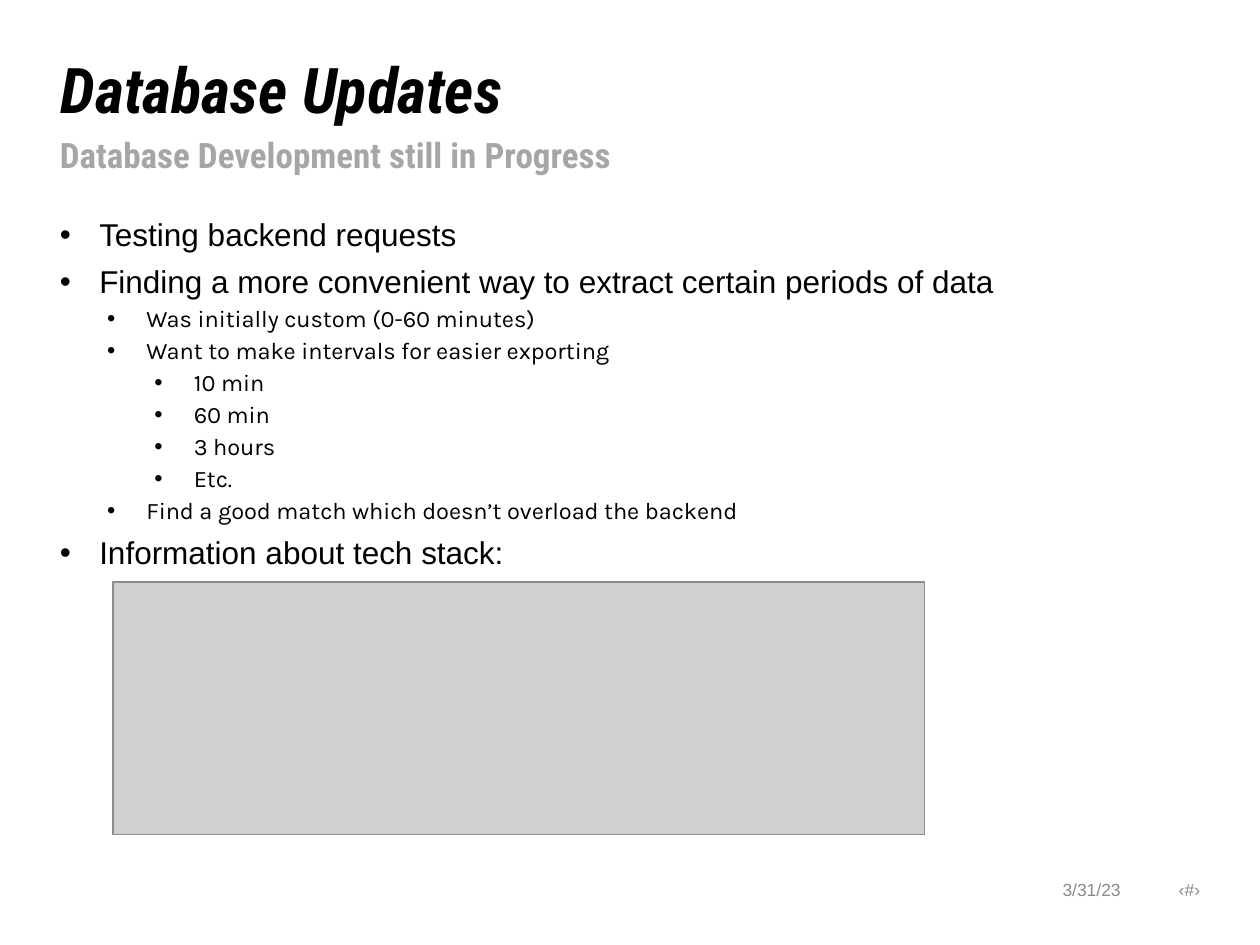
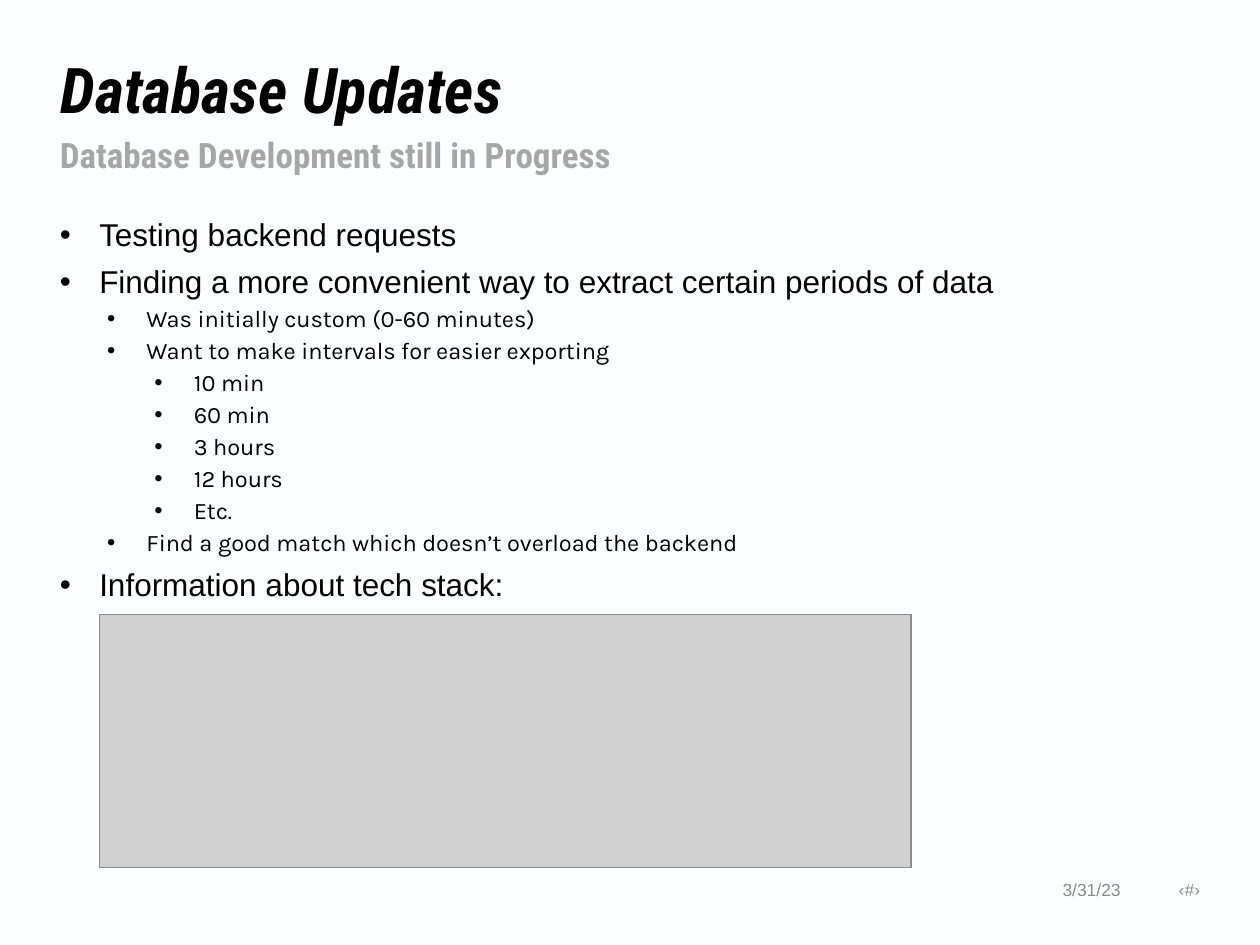
Before and after one commit to NHuang58/Biomedical_Device_PCB, a slide deck: slide 5 of Documentation/Slides/Weekly-Report-06-22-2026.pptx. Drawn at 1260x945 pixels with LibreOffice and Linux fonts; fonts in the diff are those of the drawing; grey boxes stand for pictures; background and template pictures are left out. Boxes give left, top, right and bottom in pixels: in the first picture for what was removed or moved away, otherwise in the second. Text is boxed around its words. In the diff, an @@ line names an element or a change of style, - is before the commit and + after.

```diff
--- a/Documentation/Slides/Weekly-Report-06-22-2026.pptx
+++ b/Documentation/Slides/Weekly-Report-06-22-2026.pptx
@@ text at [194,471,283,488]: paragraph added @@
+    • 12 hours
@@ picture: place and size @@
-picture at [113,582,925,835]
+picture at [100,615,911,868]
```
Also in this commit, not shown: 1 other slide changed, 2 other files.
